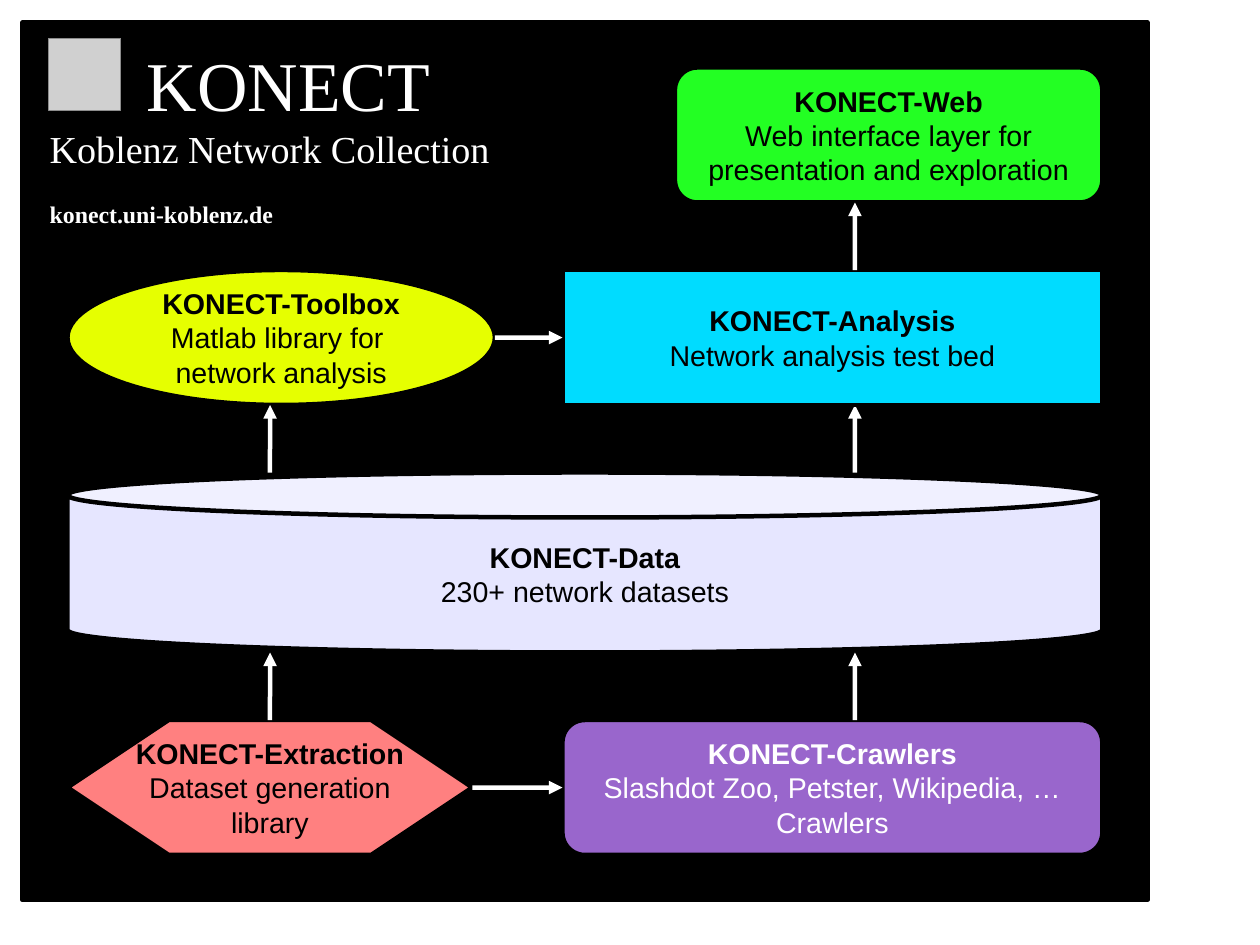
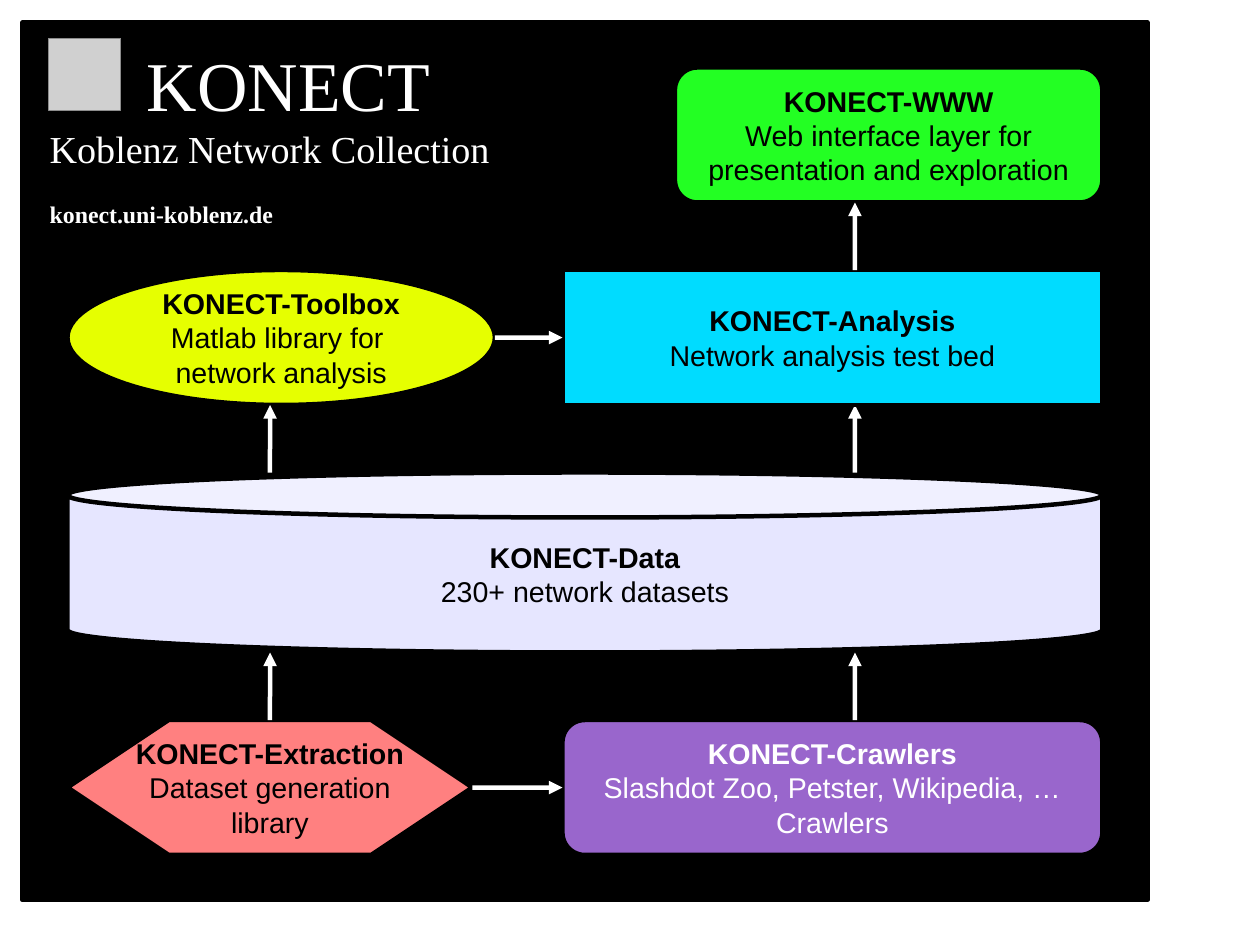
Before and after one commit to kunegis/konect-handbook, a slide deck: slide 1 of organization.odp. Drawn at 1260x945 pixels with LibreOffice and Linux fonts; fonts in the diff are those of the drawing; grey boxes stand for pictures. Boxes give left, top, right and bottom in pixels: in the first picture for what was removed or moved away, otherwise in the second. Text is boxed around its words. In the diff, an @@ line names an element or a change of style, - is before the commit and + after.

```diff
--- a/organization.odp
+++ b/organization.odp
@@ text in rounded rectangle at (784,92,993,113): text changed @@
-KONECT-Web
+KONECT-WWW
```
Also in this commit, not shown: 4 other files.
